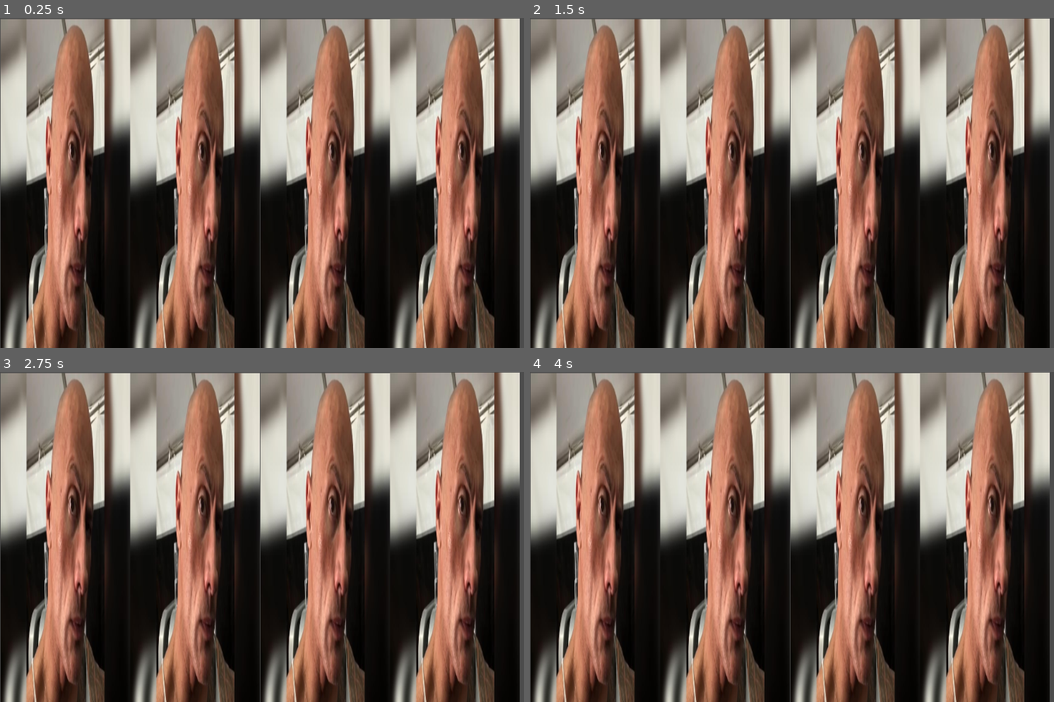
Above: before the commit, frames 1-4 (two rows, left to right).
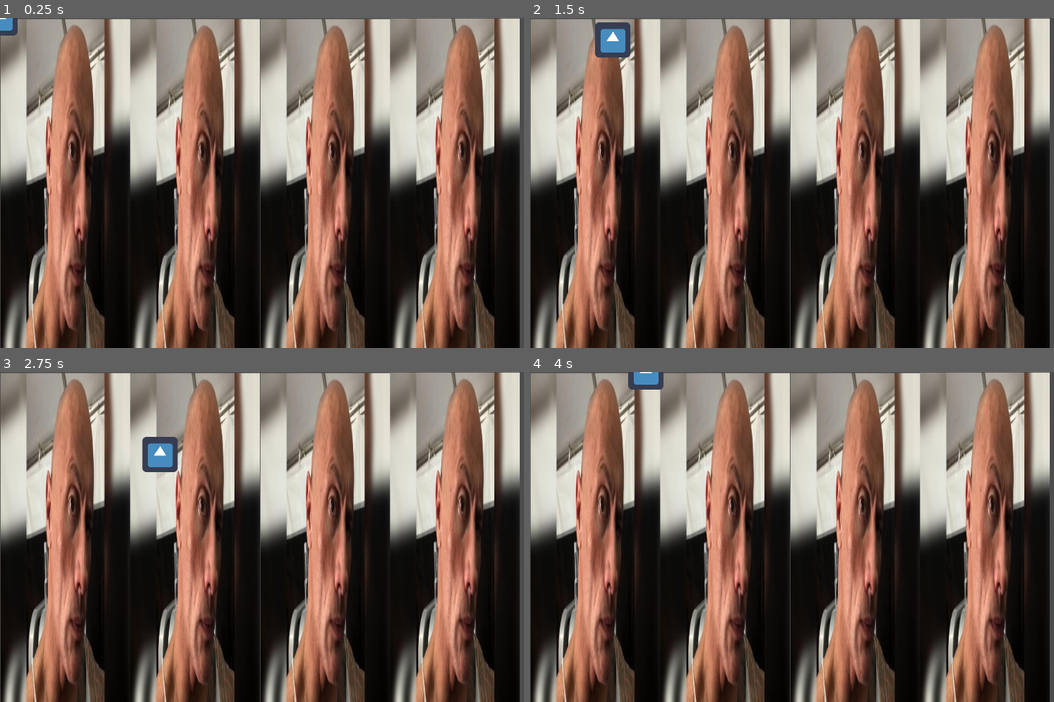
Above: after the commit, the same moments.

Repository: JustAlternate/The-Ascension
Game: Godot game, scene res://Node2D.tscn
The game is run twice, just before and just after one commit, with the same random seed, the same clock (stepped at 60 frames per second) and the same inputs. The engine's default icon, where the game draws it, is replaced by a stand-in: a white triangle on a blue panel in a dark square.
Inputs:
- Up to frame 1 (0.25 s): no input
- Up to frame 2 (1.5 s): tap Enter at 0.5 s; hold D (move_right, bound only after the commit) 0.53-1.28 s; hold S (move_down, bound only after the commit) from 1.28 s (still down)
- Up to frame 3 (2.75 s): release S (move_down, bound only after the commit) at 2.03 s; hold D (move_right, bound only after the commit) from 2.03 s (still down)
- Up to frame 4 (4 s): release D (move_right, bound only after the commit) at 2.78 s; hold W (move_up, bound only after the commit) 2.78-3.53 s; hold A (move_left, bound only after the commit) from 3.53 s (still down)

The runs differ from the first frame. In frame 1, 0.2% of the frame differs, in the area x 0-4%, y 0-6%; in frame 2, 0.7%; in frame 3, 0.7%, in the area x 27-34%, y 19-31%; in frame 4, 0.4%.

Commit message:
Spirit movement almost done
We should add inertia to it

Diff:
--- a/Node2D.tscn
+++ b/Node2D.tscn
@@ -1,6 +1,7 @@
-[gd_scene load_steps=2 format=2]
+[gd_scene load_steps=3 format=2]
 
 [ext_resource path="res://Assets/Sprites/dwaynetherockjohnson.jpg" type="Texture" id=1]
+[ext_resource path="res://Scenes/PlayableCharacters/Spirit.tscn" type="PackedScene" id=2]
 
 [node name="Node2D" type="Node2D"]
 
@@ -20,3 +21,5 @@
 [node name="Dwaynetherockjohnson" type="Sprite" parent="Dwaynetherockjohnson/Dwaynetherockjohnson/Dwaynetherockjohnson"]
 position = Vector2( 842, -0.786377 )
 texture = ExtResource( 1 )
+
+[node name="Spirit" parent="." instance=ExtResource( 2 )]
--- a/Script/Spirit.gd
+++ b/Script/Spirit.gd
@@ -1,16 +1,21 @@
 extends KinematicBody2D
 
+var velocity = Vector2()
+export var speed = 200
 
-# Declare member variables here. Examples:
-# var a = 2
-# var b = "text"
-
-
-# Called when the node enters the scene tree for the first time.
-func _ready():
-	pass # Replace with function body.
-
+func get_input():
+	velocity = Vector2.ZERO
+	if Input.is_action_pressed("move_up"):
+		velocity.y -= 1
+	if Input.is_action_pressed("move_down"):
+		velocity.y += 1
+	if Input.is_action_pressed("move_left"):
+		velocity.x -= 1
+	if Input.is_action_pressed("move_right"):
+		velocity.x += 1
+	velocity = velocity.normalized() * speed
 
 # Called every frame. 'delta' is the elapsed time since the previous frame.
-#func _process(delta):
-#	pass
+func _physics_process(delta):
+	get_input()
+	move_and_slide(velocity)
--- a/project.godot
+++ b/project.godot
@@ -14,6 +14,29 @@
 run/main_scene="res://Node2D.tscn"
 config/icon="res://icon.png"
 
+[input]
+
+move_up={
+"deadzone": 0.5,
+"events": [ Object(InputEventKey,"resource_local_to_scene":false,"resource_name":"","device":0,"alt":false,"shift":false,"control":false,"meta":false,"command":false,"pressed":false,"scancode":0,"physical_scancode":87,"unicode":0,"echo":false,"script":null)
+ ]
+}
+move_down={
+"deadzone": 0.5,
+"events": [ Object(InputEventKey,"resource_local_to_scene":false,"resource_name":"","device":0,"alt":false,"shift":false,"control":false,"meta":false,"command":false,"pressed":false,"scancode":0,"physical_scancode":83,"unicode":0,"echo":false,"script":null)
+ ]
+}
+move_left={
+"deadzone": 0.5,
+"events": [ Object(InputEventKey,"resource_local_to_scene":false,"resource_name":"","device":0,"alt":false,"shift":false,"control":false,"meta":false,"command":false,"pressed":false,"scancode":0,"physical_scancode":65,"unicode":0,"echo":false,"script":null)
+ ]
+}
+move_right={
+"deadzone": 0.5,
+"events": [ Object(InputEventKey,"resource_local_to_scene":false,"resource_name":"","device":0,"alt":false,"shift":false,"control":false,"meta":false,"command":false,"pressed":false,"scancode":0,"physical_scancode":68,"unicode":0,"echo":false,"script":null)
+ ]
+}
+
 [physics]
 
 common/enable_pause_aware_picking=true
